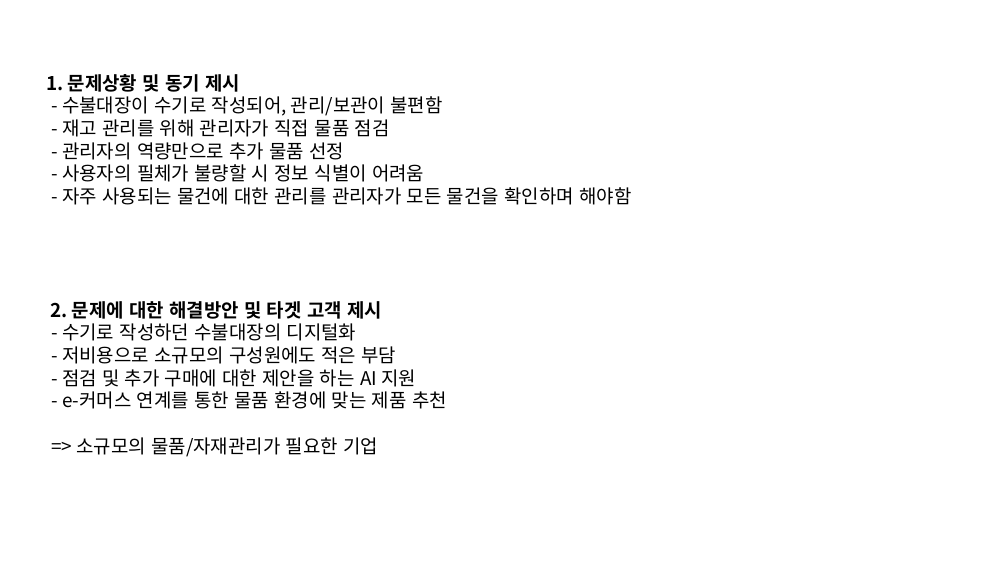
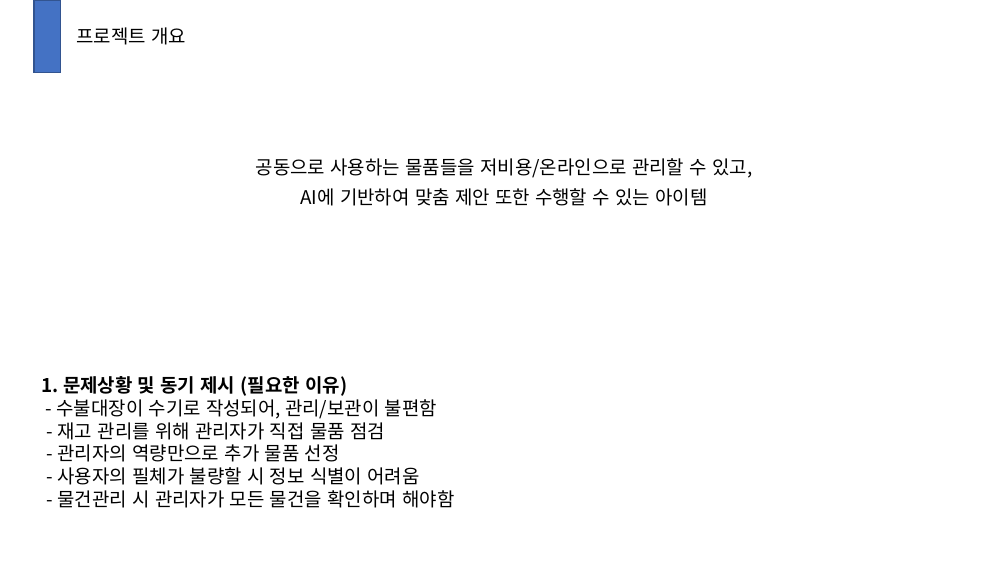
Before and after one commit to DEU-High-Five/4-1_Capstone_Document, a slide deck: slide 4 of 중간발표/중간발표(초안계획).pptx (slide 2 before the commit). Drawn at 1008x567 pixels with LibreOffice and Linux fonts; fonts in the diff are those of the drawing. Boxes give left, top, right and bottom in pixels: in the first picture for what was removed or moved away, otherwise in the second. Text is boxed around its words. In the diff, an @@ line names an element or a change of style, - is before the commit and + after.

```diff
--- a/중간발표/중간발표(초안계획).pptx
+++ b/중간발표/중간발표(초안계획).pptx
@@ rectangle added at [34,0,60,73], fill #4472C4, outline #325491 1 pt @@
@@ text added at [76,27,186,45], 18 pt, text #000000 @@
+프로젝트 개요
@@ text added at [256,158,752,206], 18 pt, text #000000 @@
+공동으로 사용하는 물품들을 저비용/온라인으로 관리할 수 있고,
+AI에 기반하여 맞춤 제안 또한 수행할 수 있는 아이템
@@ text at [41,376,454,508]: text changed @@
-1. 문제상황 및 동기 제시
-- 수불대장이 수기로 작성되어, 관리/보관이 불편함
-- 재고 관리를 위해 관리자가 직접 물품 점검
-- 관리자의 역량만으로 추가 물품 선정
-- 사용자의 필체가 불량할 시 정보 식별이 어려움
-- 자주 사용되는 물건에 대한 관리를 관리자가 모든 물건을 확인하며 해야함
-2. 문제에 대한 해결방안 및 타겟 고객 제시
-- 수기로 작성하던 수불대장의 디지털화
-- 저비용으로 소규모의 구성원에도 적은 부담
-- 점검 및 추가 구매에 대한 제안을 하는 AI 지원
-- e-커머스 연계를 통한 물품 환경에 맞는 제품 추천
-=> 소규모의 물품/자재관리가 필요한 기업
+1. 문제상황 및 동기 제시 (필요한 이유)
+- 수불대장이 수기로 작성되어, 관리/보관이 불편함
+- 재고 관리를 위해 관리자가 직접 물품 점검
+- 관리자의 역량만으로 추가 물품 선정
+- 사용자의 필체가 불량할 시 정보 식별이 어려움
+- 물건관리 시 관리자가 모든 물건을 확인하며 해야함
```
Also in this commit, not shown: 3 other slides changed, 8 slides added, 1 slide removed, 1 other file.
